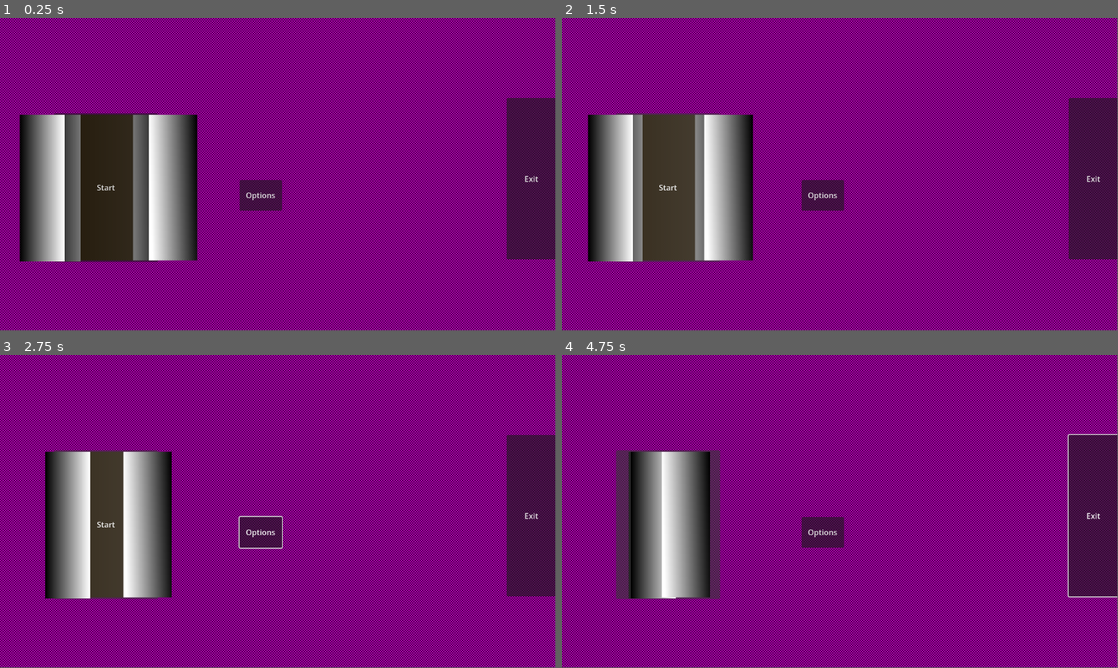
Above: before the commit, frames 1-4 (two rows, left to right).
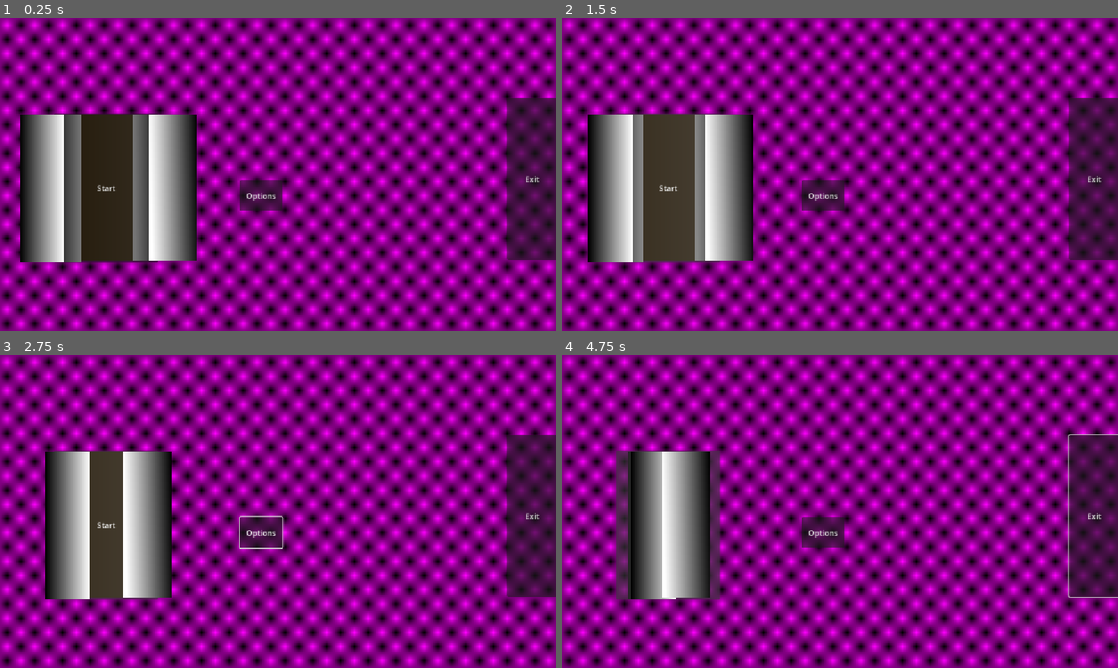
Above: after the commit, the same moments.

Repository: hruboson/R0B1E
Game: Godot game, scene res://scenes/main_menu/main_menu.tscn
Two runs of this game, one before a commit and one after it. Both use one fixed random seed, a clock stepped at 60 frames per second and the inputs below.
Inputs:
- Up to frame 1 (0.25 s): no input
- Up to frame 2 (1.5 s): click "Start" at 0.5 s; click "Start" at 1.25 s
- Up to frame 3 (2.75 s): hold Right (right) from 2.03 s (still down); tap E (interact) at 2.1 s
- Up to frame 4 (4.75 s): tap E (interact) at 2.85, 3.6, 4.35 s; release Right (right) at 3.53 s; hold A (left) 3.53-4.28 s; hold Right (right) from 4.28 s (still down)
In our replay, the window is 799x449 before the commit and 800x450 after it. These sizes can differ from the game's own. Grey fills any space a smaller window leaves; there, only what the larger window draws over its background counts as a difference.

The runs differ from the first frame. In frame 1, 55% of the frame differs, in the area x 0-100%, y 0-100%; in frame 2, 55%; in frame 3, 57%; in frame 4, 59%.

Commit message:
feat(ui): button follows player camera

Diff:
--- a/nodes/actors/robot/robot.tscn
+++ b/nodes/actors/robot/robot.tscn
@@ -105,6 +105,12 @@
 
 [sub_resource type="AudioStream" id="AudioStream_83y4m"]
 
+[sub_resource type="Gradient" id="Gradient_u01i4"]
+
+[sub_resource type="GradientTexture1D" id="GradientTexture1D_b7ats"]
+gradient = SubResource("Gradient_u01i4")
+width = 20
+
 [node name="Robot" type="CharacterBody2D" unique_id=2042197399 groups=["player"]]
 floor_constant_speed = true
 script = ExtResource("1_im0kw")
@@ -132,12 +138,18 @@
 pitch_scale = 0.7
 bus = &"SFX"
 
-[node name="CanvasLayer" type="CanvasLayer" parent="." unique_id=1644353481]
+[node name="CanvasLayer" type="CanvasLayer" parent="." unique_id=1327289935]
 
-[node name="AudioDisable" type="Button" parent="CanvasLayer" unique_id=1595507588]
-offset_left = 261.0
-offset_top = -217.0
-offset_right = 281.0
-offset_bottom = -197.0
+[node name="HBoxContainer" type="HBoxContainer" parent="CanvasLayer" unique_id=2057537116]
+anchors_preset = 1
+anchor_left = 1.0
+anchor_right = 1.0
+offset_left = -19.0
+offset_bottom = 31.0
+grow_horizontal = 0
 
-[connection signal="pressed" from="CanvasLayer/AudioDisable" to="." method="_on_audio_disable_pressed"]
+[node name="Button" type="Button" parent="CanvasLayer/HBoxContainer" unique_id=130474000]
+layout_mode = 2
+text = "Sound"
+icon = SubResource("GradientTexture1D_b7ats")
+flat = true
--- a/project.godot
+++ b/project.godot
@@ -22,6 +22,11 @@
 [autoload]
 
 AudioManager="*uid://c8as0fwwesqpr"
+
+[display]
+
+window/stretch/mode="canvas_items"
+window/stretch/aspect="ignore"
 
 [input]
 
